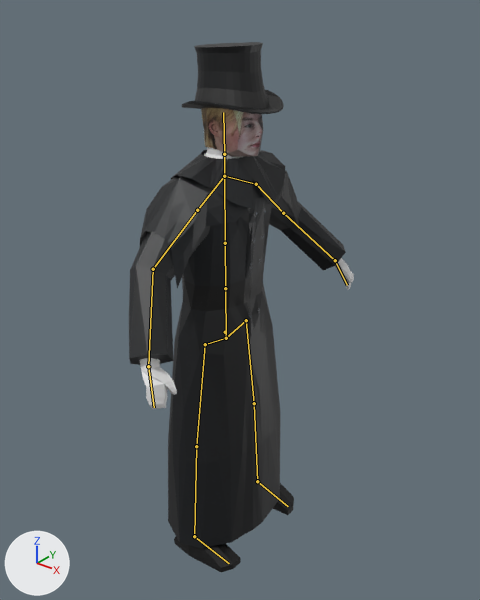
The Blender file Models/londonProtag.blend: old version first, new version second.
Both versions are drawn from a camera (50 mm lens) standing at (6.38, -8.22, 5.64) and looking at (-0.05, -0.19, 0.66). The axes (+X, +Y, +Z) are drawn at lower left. The lights are the same throughout. The picture after the commit comes second. The bones that bend it are drawn over the model as lines.

Objects in the first picture: 'body', 'boots', 'cloak', 'hat', 'head'.
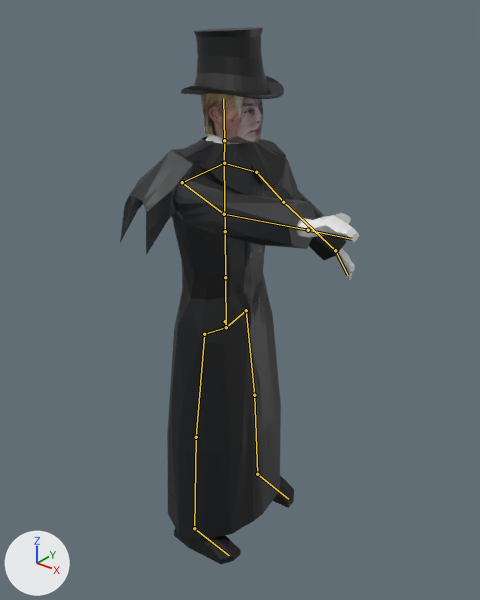
The newer file adds an action. The first version stands in its rest pose; the second is drawn at frame 0 of the action 'holdForward'.

What differs and where, as boxes (x1, y1, x2, y2) in the pictures (480 x 600 px):
'cloak', posed: before (129, 149, 346, 548); after (120, 136, 346, 540)
'hat', posed: before (182, 42, 284, 114); after (181, 27, 284, 99)
'head', posed: before (201, 108, 263, 157); after (201, 93, 263, 143)
'body', posed: before (140, 148, 354, 409); after (206, 134, 359, 280)
'boots', posed: before (174, 483, 294, 572); after (174, 476, 294, 564)
bone 'Bone.005.R', root to tip: before (224, 176) to (197, 210); after (224, 163) to (182, 182)
bone 'Bone.006.R', root to tip: before (197, 210) to (153, 269); after (182, 182) to (224, 214)
bone 'Bone.007.R', root to tip: before (153, 269) to (148, 366); after (224, 214) to (308, 230)
bone 'Bone.008.R', root to tip: before (148, 366) to (154, 407); after (308, 230) to (351, 239)

What changed in the scene script:
```text
Change bone_rig_object:
    where bone_rig_object = bpy.data.objects['Armature']  # the whole rig 'Armature'
    bone_rig_object.location: (0.0, 0.0, -0.21) -> (0.0, 0.0, 0.0)
Change bone_bone_005_r:
    where bone_bone_005_r = bpy.data.objects['Armature'].pose.bones['Bone.005.R']  # child of 'Bone.002'
    bone_bone_005_r.rotation_quaternion: (1.0, 0.0, 0.0, 0.0) -> (0.985, 0.056, 0.041, -0.159)  # degrees (0, 0, 0) -> degrees (6, 6, -18)
Change bone_bone_006_r:
    where bone_bone_006_r = bpy.data.objects['Armature'].pose.bones['Bone.006.R']  # child of 'Bone.005.R'
    bone_bone_006_r.rotation_quaternion: (1.0, 0.0, 0.0, 0.0) -> (0.663, 0.556, 0.198, -0.444)  # degrees (0, 0, 0) -> degrees (63, 50, -36)
Change bone_bone_007_r:
    where bone_bone_007_r = bpy.data.objects['Armature'].pose.bones['Bone.007.R']  # child of 'Bone.006.R'
    bone_bone_007_r.rotation_quaternion: (1.0, 0.0, 0.0, 0.0) -> (0.945, -0.093, -0.285, 0.132)  # degrees (0, 0, 0) -> degrees (-17, -31, 21)
Change bone_bone_008_r:
    where bone_bone_008_r = bpy.data.objects['Armature'].pose.bones['Bone.008.R']  # child of 'Bone.007.R'
    bone_bone_008_r.rotation_quaternion: (1.0, 0.0, 0.0, 0.0) -> (0.996, -0.026, -0.014, -0.087)  # degrees (0, 0, 0) -> degrees (-3, -2, -10)
```
